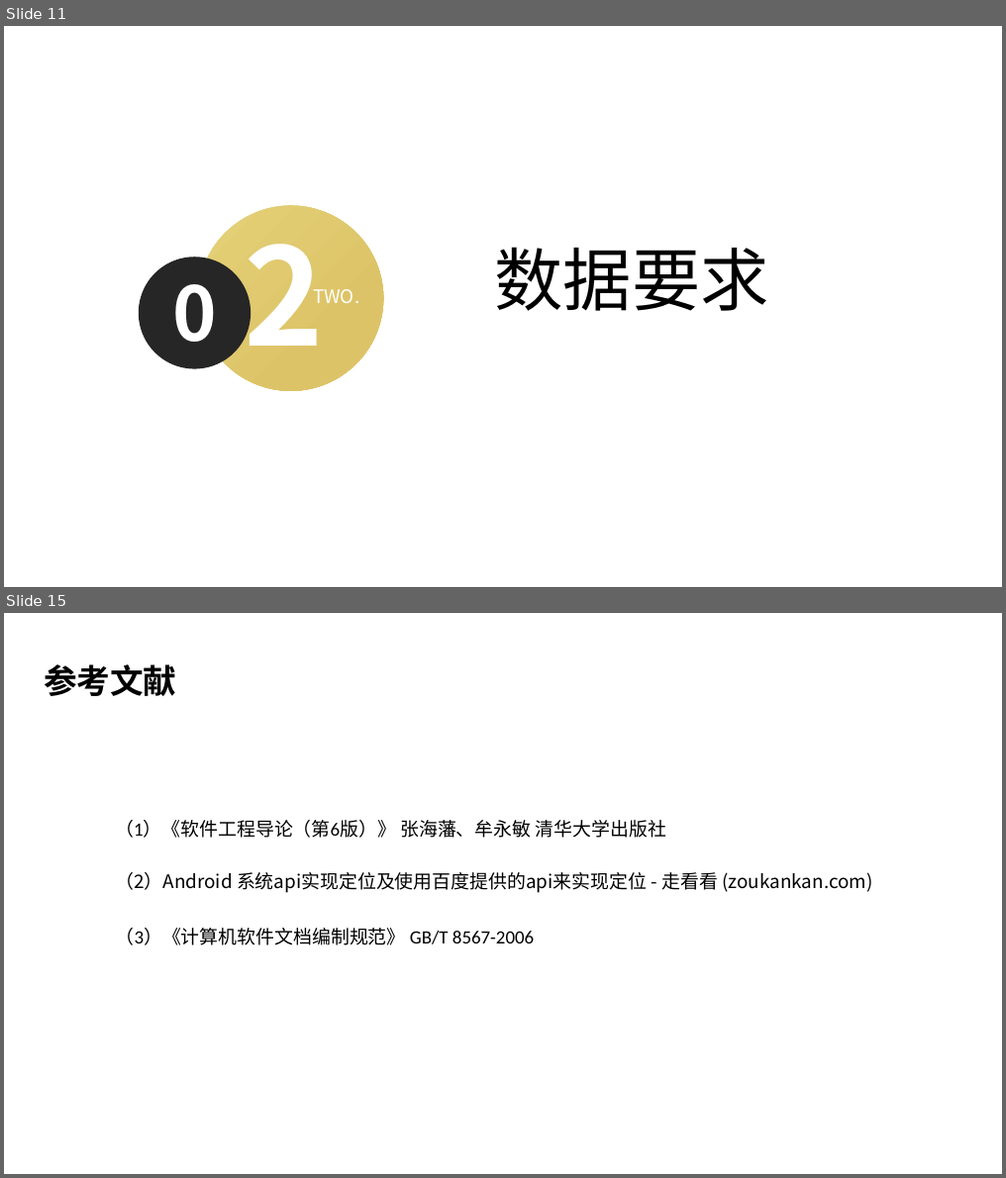
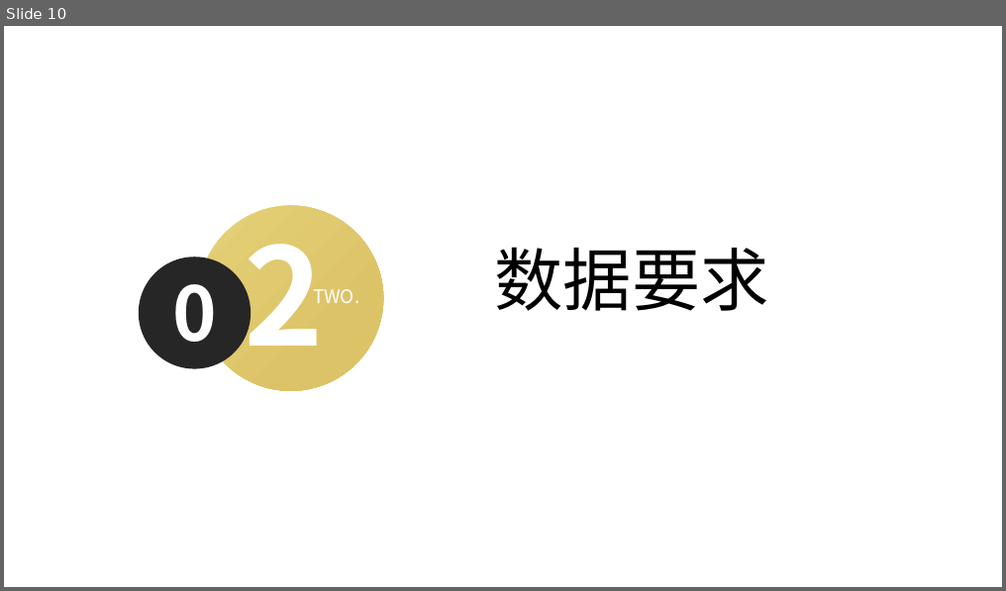
Before and after one commit to scxdhr020629/SE2022-G09, a slide deck: item/需求分析/SE2022_G09_需求分析.pptx. Shown one above the other, each under a label of ours: slides 11 and 15 before the commit, slide 10 after it; the slides between them are not shown. The pictures are 1006x1178 and 1006x591 pixels, drawn with LibreOffice and Linux fonts; fonts in the diff are those of the drawing; background and template pictures are left out. Boxes give left, top, right and bottom in pixels: in the first picture for what was removed or moved away, otherwise in the second. Text is boxed around its words. In the diff, an @@ line names an element or a change of style, - is before the commit and + after.

```diff
--- a/item/需求分析/SE2022_G09_需求分析.pptx
+++ b/item/需求分析/SE2022_G09_需求分析.pptx
@@ slide 15 removed at [4, 613, 1002, 1174], background picture (left out) @@
@@ rectangle removed at [4, 613, 1002, 1174] @@
@@ rectangle removed at [4, 639, 1002, 1149] @@
@@ text removed at [44, 664, 176, 696] @@
-参考文献
@@ text removed at [115, 820, 666, 838] @@
-（1）《软件工程导论（第6版）》 张海藩、牟永敏 清华大学出版社
@@ text removed at [115, 872, 872, 893] @@
-（2）Android 系统api实现定位及使用百度提供的api来实现定位 - 走看看 (zoukankan.com)
@@ text removed at [116, 928, 534, 946] @@
-（3）《计算机软件文档编制规范》 GB/T 8567-2006
@@ what was slide 11 is now slide 10 @@
```
Also in this commit, not shown: 10 slides changed, 1 other slide removed, 7 other files.
